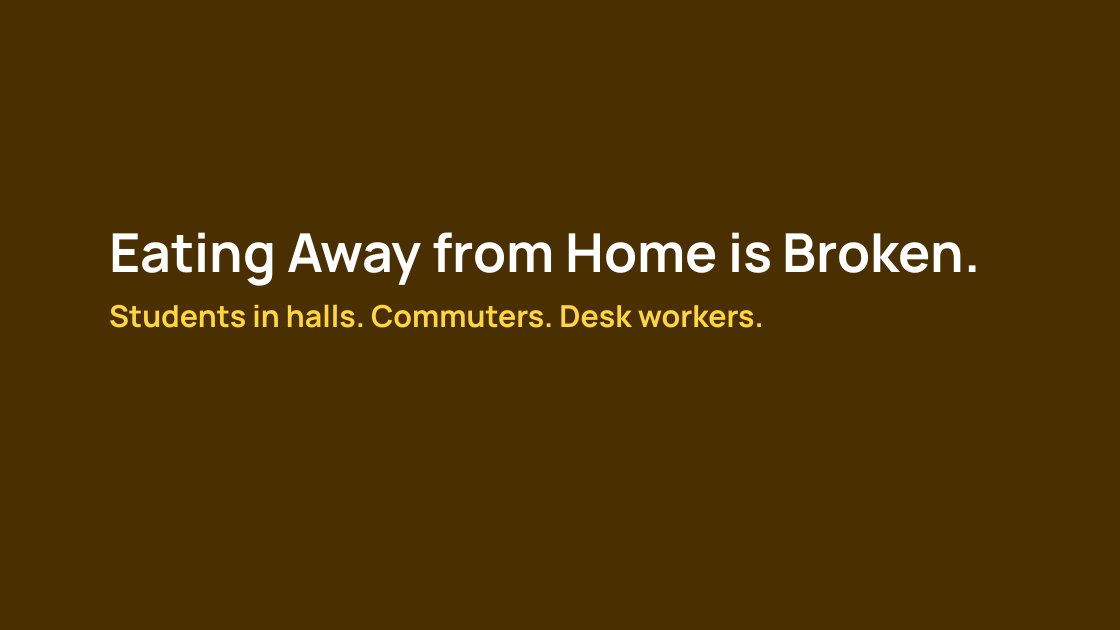
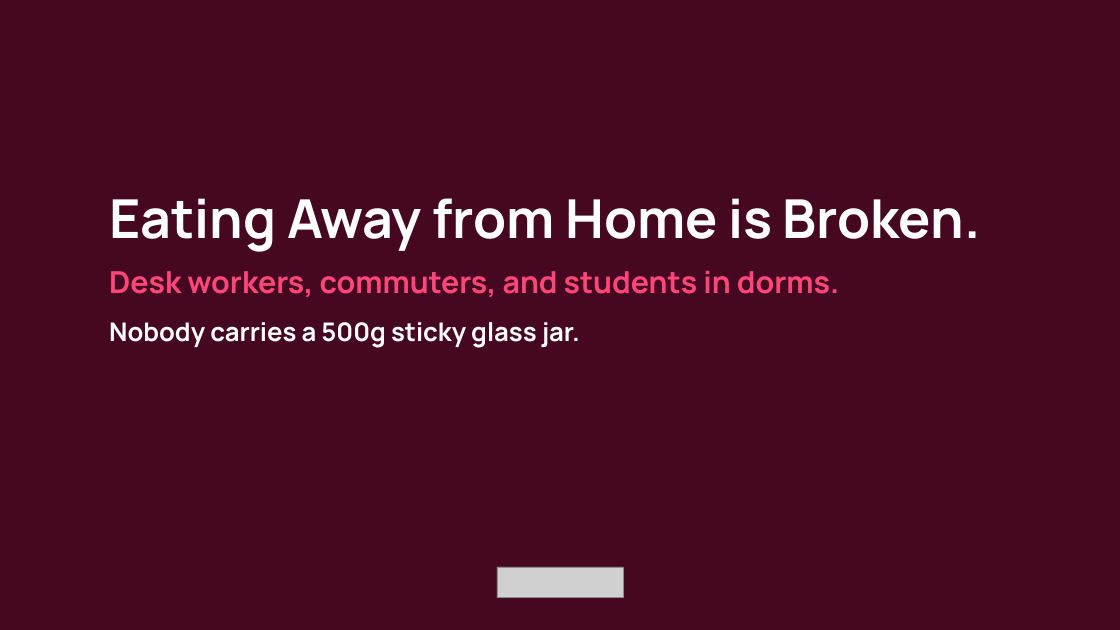
Before and after one commit to JacobCrume/stamp-spreads, a slide deck: slide 3 of presentation/Stamp-pitch.pptx. Drawn at 1120x630 pixels with LibreOffice and Linux fonts; fonts in the diff are those of the drawing; grey boxes stand for pictures. Boxes give left, top, right and bottom in pixels: in the first picture for what was removed or moved away, otherwise in the second. Text is boxed around its words. In the diff, an @@ line names an element or a change of style, - is before the commit and + after.

Commit message:
feat(presentation): redesign 23-slide rapid-fire pitch deck with distinct palettes, bottom wordmark, and embedded figures

```diff
--- a/presentation/Stamp-pitch.pptx
+++ b/presentation/Stamp-pitch.pptx
@@ rectangle at [0, 0, 1120, 630]: fill #4A3000 to #460820 @@
@@ text "Eating Away from Home is ...": place and size @@
-text "Eating Away from Home is ..." at [109, 232, 980, 328]
+text "Eating Away from Home is ..." at [109, 198, 980, 348]
@@ text at [109, 271, 839, 348]: text changed; text colour #FFD640 to #FF467A @@
-Students in halls. Commuters. Desk workers.
+Desk workers, commuters, and students in dorms.
+Nobody carries a 500g sticky glass jar.
@@ picture added at [497, 567, 623, 598] @@
```
Also in this commit, not shown: 15 other slides changed, 7 slides added, 1 slide removed, 2 other files.
